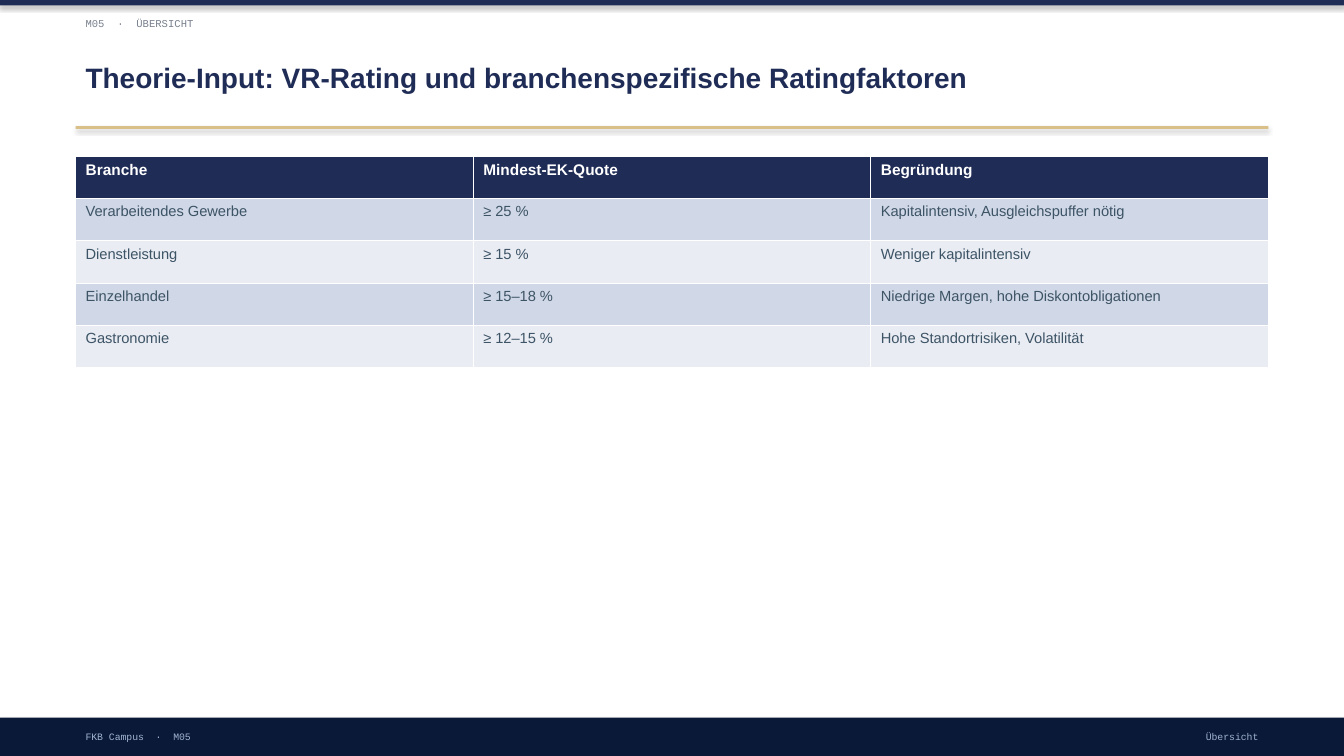
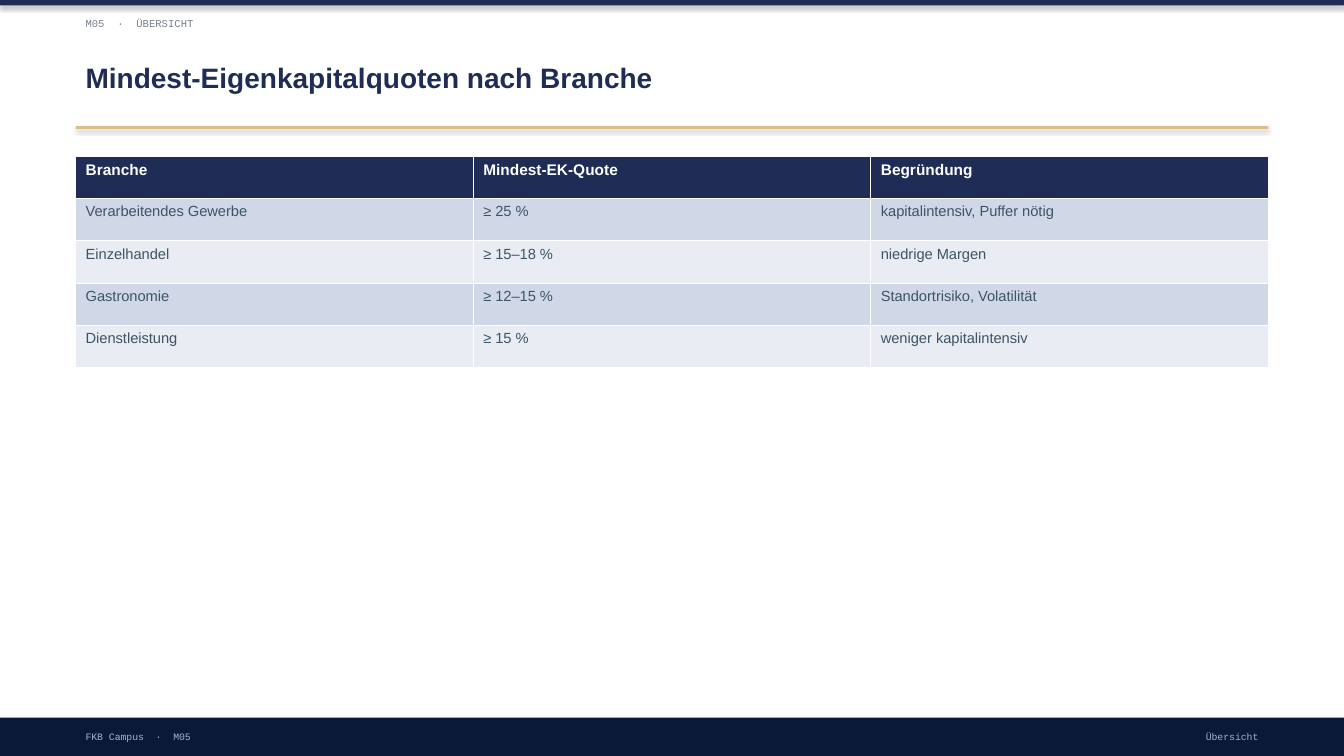
Before and after one commit to ck5rqc47pr-byte/firmenkundenakademie-online, a slide deck: slide 20 of protected-downloads/praesentation/M05.pptx (slide 12 before the commit). Drawn at 1344x756 pixels with LibreOffice and Linux fonts; fonts in the diff are those of the drawing. Boxes give left, top, right and bottom in pixels: in the first picture for what was removed or moved away, otherwise in the second. Text is boxed around its words. In the diff, an @@ line names an element or a change of style, - is before the commit and + after.

```diff
--- a/protected-downloads/praesentation/M05.pptx
+++ b/protected-downloads/praesentation/M05.pptx
@@ text at (86, 67, 652, 93): text changed @@
-Theorie-Input: VR-Rating und branchenspezifische Ratingfaktoren
+Mindest-Eigenkapitalquoten nach Branche
@@ table at (76, 156, 1267, 368) @@
-row 2, column 3: Kapitalintensiv, Ausgleichspuffer nötig
+row 2, column 3: kapitalintensiv, Puffer nötig
-row 3: Dienstleistung | ≥ 15 % | Weniger kapitalintensiv
+row 3: Einzelhandel | ≥ 15–18 % | niedrige Margen
-row 4: Einzelhandel | ≥ 15–18 % | Niedrige Margen, hohe Diskontobligationen
+row 4: Gastronomie | ≥ 12–15 % | Standortrisiko, Volatilität
-row 5: Gastronomie | ≥ 12–15 % | Hohe Standortrisiken, Volatilität
+row 5: Dienstleistung | ≥ 15 % | weniger kapitalintensiv
```
Also in this commit, not shown: 4 other slides changed, 17 slides added, 7 slides removed, 1 other file.
